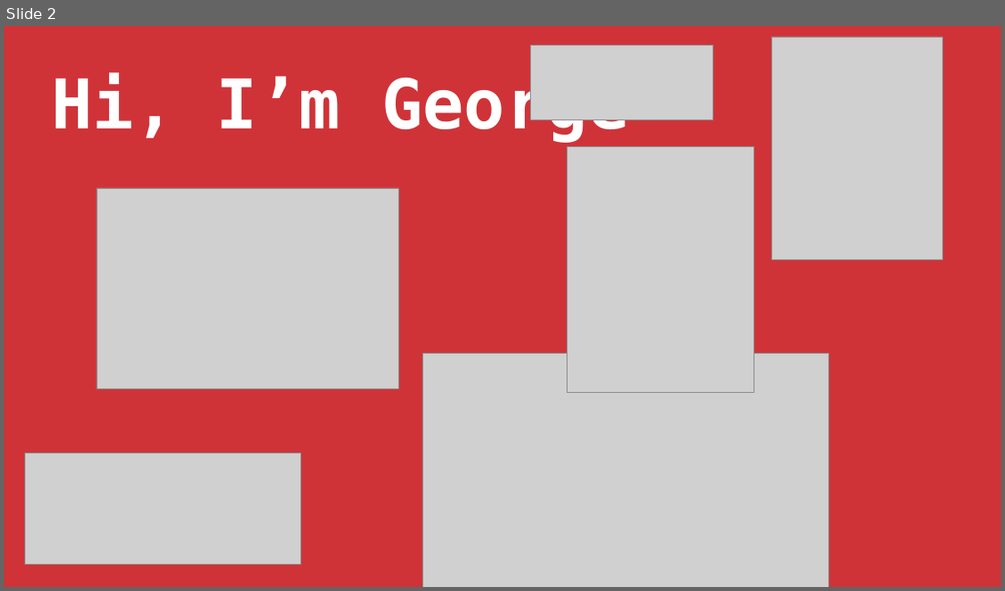
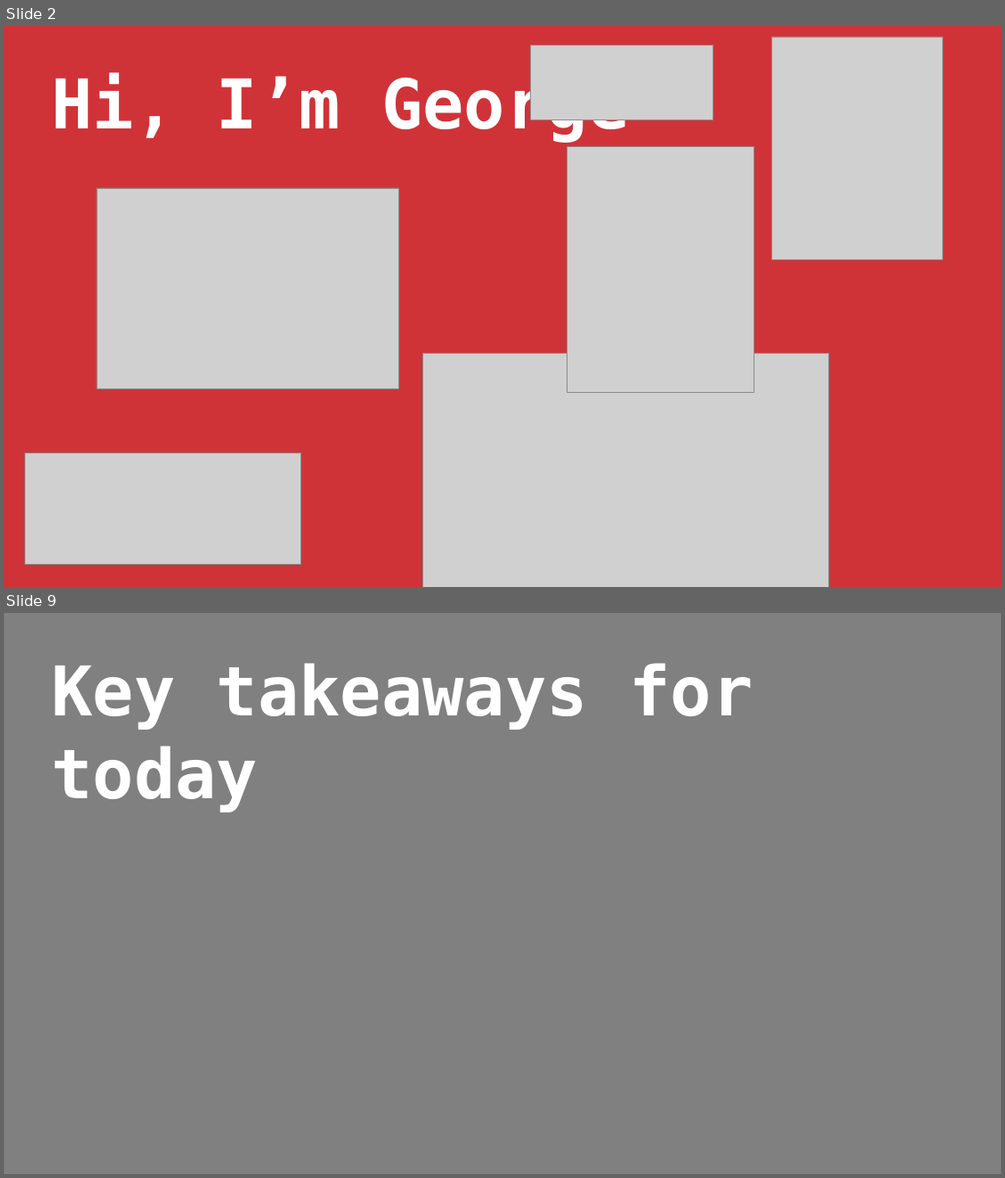
Before and after one commit to stringfestdata/profitable-ai-copilot-excel, a slide deck: intro-copilot-excel-stringfest.pptx. Shown one above the other, each under a label of ours: slide 2 before the commit, slides 2 and 9 after it; the slides between them are not shown. The pictures are 1005x591 and 1005x1178 pixels, drawn with LibreOffice and Linux fonts; fonts in the diff are those of the drawing; grey boxes stand for pictures. Boxes give left, top, right and bottom in pixels: in the first picture for what was removed or moved away, otherwise in the second. Text is boxed around its words. In the diff, an @@ line names an element or a change of style, - is before the commit and + after.

```diff
--- a/intro-copilot-excel-stringfest.pptx
+++ b/intro-copilot-excel-stringfest.pptx
@@ slide 9 added at [4, 613, 1001, 1174], background #F2F2F2 @@
@@ rectangle added at [4, 613, 1001, 1174], fill #808080 @@
@@ text added at [51, 663, 752, 812], 99 pt, text #FFFFFF, bold @@
+Key takeaways for today
```
Also in this commit, not shown: 1 slide changed, 5 other slides added, 3 slides removed, 1 other file.
